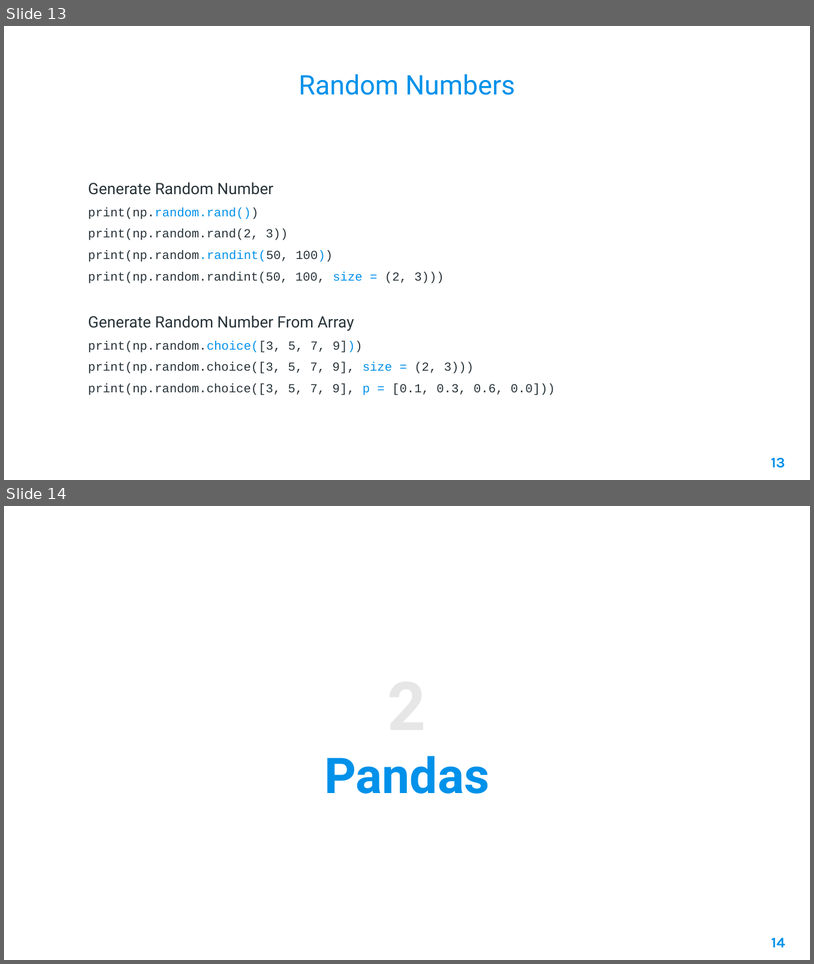
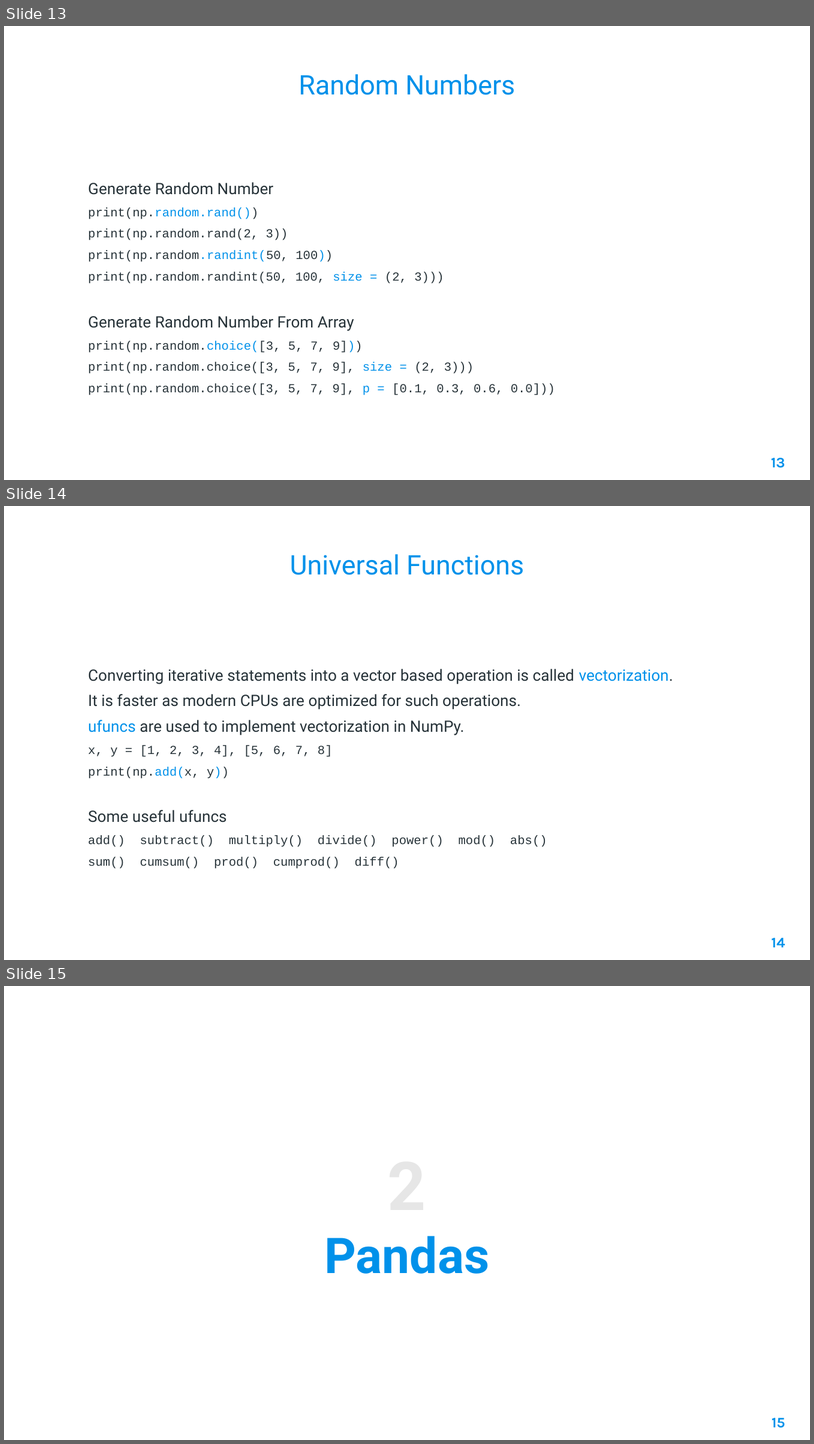
Before and after one commit to AleeRezaa/learn-python, a slide deck: 2 Data Science.pptx. Shown one above the other, each under a label of ours: slides 13 and 14 before the commit, slides 13, 14 and 15 after it. The pictures are 814x964 and 814x1444 pixels, drawn with LibreOffice and Linux fonts; fonts in the diff are those of the drawing; background and template pictures are left out. Boxes give left, top, right and bottom in pixels: in the first picture for what was removed or moved away, otherwise in the second. Text is boxed around its words. In the diff, an @@ line names an element or a change of style, - is before the commit and + after.

Commit message:
add np ufuncs

```diff
--- a/2 Data Science.pptx
+++ b/2 Data Science.pptx
@@ slide 14 added at bbox=[4, 506, 810, 960], background picture (left out) @@
@@ title added at bbox=[290, 554, 524, 575], 24 pt, text #0091EA @@
+Universal Functions
@@ text added at bbox=[88, 669, 674, 868], 14 pt, text #263238 @@
+Converting iterative statements into a vector based operation is called vectorization.
+It is faster as modern CPUs are optimized for such operations.
+ufuncs are used to implement vectorization in NumPy.
+x, y = [1, 2, 3, 4], [5, 6, 7, 8]
+print(np.add(x, y))
+Some useful ufuncs
+add() subtract() multiply() divide() power() mod() abs()
+sum() cumsum() prod() cumprod() diff()
@@ page number added at bbox=[771, 937, 785, 947], 13 pt, text #0091EA, bold @@
+14
@@ what was slide 14 is now slide 15 @@
@@ page number at bbox=[772, 1417, 786, 1428]: text changed @@
-14
+15
```
Also in this commit, not shown: 1 other file.
